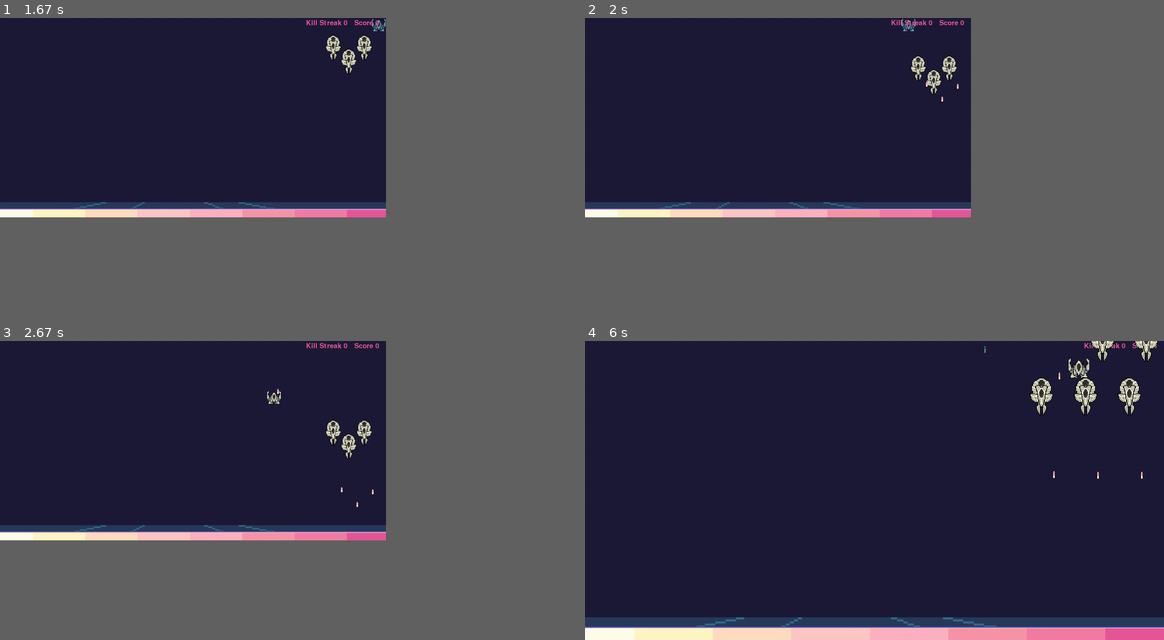
Above: before the commit, frames 1-4 (two rows, left to right).
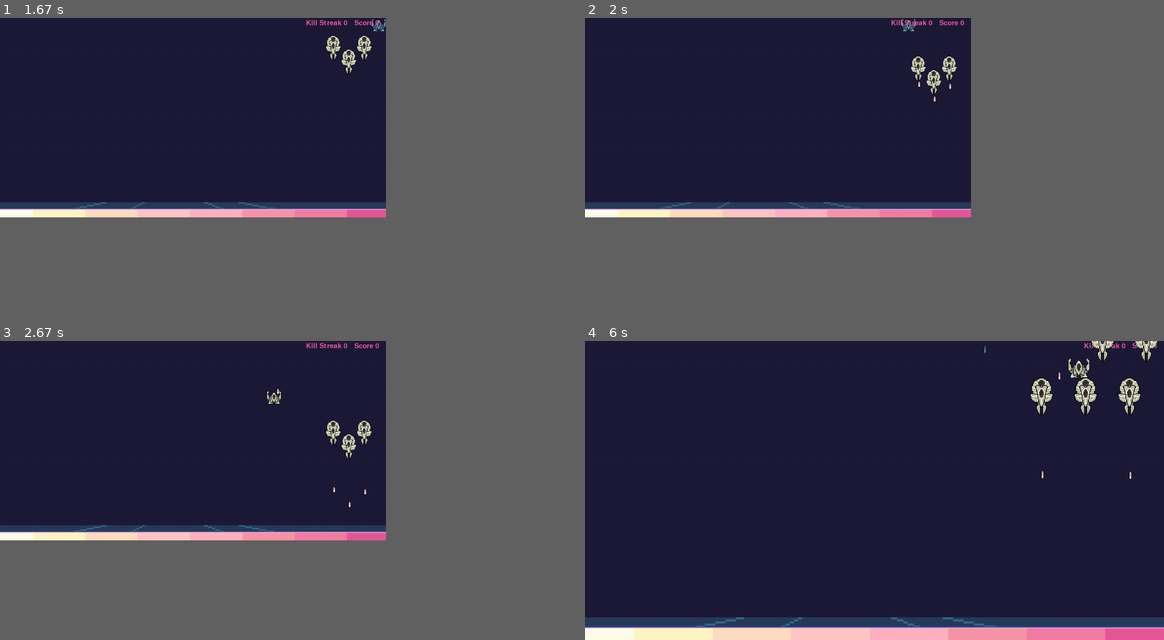
Above: after the commit, the same moments.

Repository: RafaBessa/Shadow_Light_bh_pygame
Game: pygame game, started from Game.py
Same seed, same stepped clock (60 frames per second), same inputs: the game is played once before the commit and once after it.
Inputs:
- Up to frame 1 (1.67 s): hold D 0.33-0.8 s; hold W 0.83-1.13 s; tap Space at 0.9, 1.23, 1.53 s; tap E at 0.98 s; hold D 1.17-1.63 s
- Up to frame 2 (2 s): hold A from 1.67 s (still down); tap Space at 1.73 s
- Up to frame 3 (2.67 s): tap Space at 2.03, 2.3, 2.63 s; release A at 2.2 s; hold S 2.23-2.53 s; tap E at 2.38 s; hold A from 2.57 s (still down)
- Up to frame 4 (6 s): tap Space at 2.93, 3.07, 3.47, 3.77, 4.13, 4.53, 4.83, 5.03, 5.33, 5.53 s; release A at 2.97 s; hold W 3-3.37 s; hold D 3.4-4.03 s; tap E at 3.55, 5.12 s; hold S 4.07-4.43 s; hold A 4.47-4.93 s; hold D 4.97-5.43 s; hold W 5.47-5.77 s; tap - at 5.8 s

Frame 1 is identical in both runs. In frame 2, less than 0.1% of the frame differs, in the area x 57-65%, y 21-29%; in frame 3, less than 0.1%; in frame 4, less than 0.1%, in the area x 78-97%, y 43-47%.

Commit message:
variation shoot type

Diff:
--- a/GameMaster.py
+++ b/GameMaster.py
@@ -3,6 +3,22 @@
 import random
 from ColorEnum import ColorEnum
 import numpy as np
+import PlayerShoot as PS
+
+class WeightedRandomizer:
+    def __init__ (self, weights):
+        self.__max = .0
+        self.__weights = []
+        for value, weight in weights.items ():
+            self.__max += weight
+            self.__weights.append ( (self.__max, value) )
+
+    def random (self):
+        r = random.random () * self.__max
+        for ceil, value in self.__weights:
+            if ceil > r: return value
+
+
 class GameMaster:
     def __init__(self, IMG_ASSETS, SCALE_ASSETS):
         self.lvl = 0
@@ -22,6 +38,18 @@
         self.bossFreq = 5
         self.bosscount = 0
         self.bossY = [50,100,150,200]
+
+        self.ShootType = {"Basic": PS.Shoot_Basic(),
+                        "Double" : PS.Shoot_Double(),
+                        "Triple" : PS.Shoot_Triple()}
+
+        self.ShootTypeProb = { "Basic": 0.75,
+                        "Double" : 0.2,
+                        "Triple" : 0.05}
+        self.LevelShootProbRearanger = { "Basic": -0.05,
+                                        "Double" : +0.035,
+                                        "Triple" : +0.015}
+
     def detect_state(self, inimigos, shape):
         if len(inimigos.INIMIGOS) == 0:
             self.next_level(inimigos, shape)
@@ -31,6 +59,10 @@
 
     def next_level(self, inimigos, shape):
         self.lvl += 1
+
+        if self.ShootTypeProb["Basic"] > 0:
+            for key in self.ShootTypeProb:
+                self.ShootTypeProb[key] -= self.LevelShootProbRearanger[key]
         self.quant = [i + 1 for i in self.quant]
         self.speed = self.speed * 1.1
         if (self.lvl % self.bossFreq) == 0:
@@ -56,8 +88,10 @@
         acceleration = self.acceleration
         cd = random.choice(self.cooldowns)
         cd = random.triangular(cd-0.1,cd,cd+0.1)
+        wr = WeightedRandomizer(self.ShootTypeProb)
+
         inimigos.criarSwarm(formation, quant, key, startcoordinates, space, shape, speed,
-                            acceleration, self.ASSETS, self.SCALE, color, mov,cd=cd)
+                            acceleration, self.ASSETS, self.SCALE, color, mov,cd=cd, shootStrategy=self.ShootType[wr.random()])
 
         return inimigos
 
--- a/MobPadrao.py
+++ b/MobPadrao.py
@@ -74,11 +74,11 @@
         now = time()
         r = random()
     #      bullets.fire(bullet, [self.x + round(self.width / 2), self.y + round(0.8 * self.height)], self._dimensions,
-    # #                          IMG_ASSETS, (bullet_speed + round(0.1*self.speed)), game_screen, self.bulletType, mb.Mov_LinearFall())
+    # #                          IMG_ASSETS,+ round(0.8*(self.width / 2)) (bullet_speed + round(0.1*self.speed)), game_screen, self.bulletType, mb.Mov_LinearFall())
     # #
         if now - self.timer > self.cooldown and random() > .3:
             self.shootStrategy.Shoot(bullets, IMG_ASSETS, game_screen, self.bulletType,
-                                    self.x + round(self.width / 2), self.y + round(0.8 * self.height), self.width, (bullet_speed+ round(0.1*self.speed)), self._dimensions,
+                                    self.x , self.y + round(0.8 * self.height), self.width, (bullet_speed+ round(0.1*self.speed)), self._dimensions,
                                     self.high_precision)
             self.timer = time()
 
--- a/Player.py
+++ b/Player.py
@@ -184,7 +184,7 @@
         self.score_time = now
         self.score += DeathCount
         self.killStreak += DeathCount
-        _streakValue = 10
+        _streakValue = 5
         # if PassingCount > 0:
         #     self.killStreak = 0
         if DeathCount >= 1:
